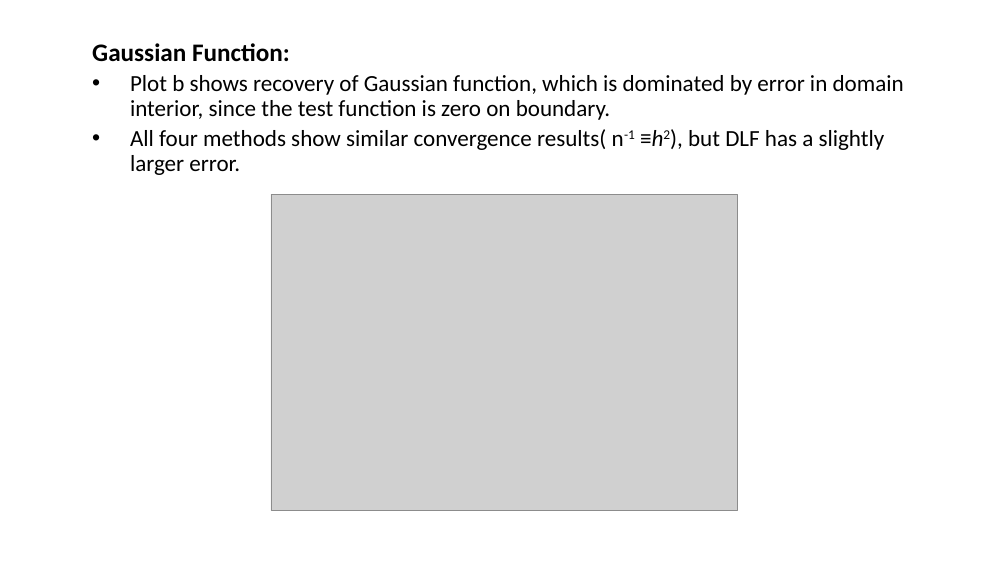
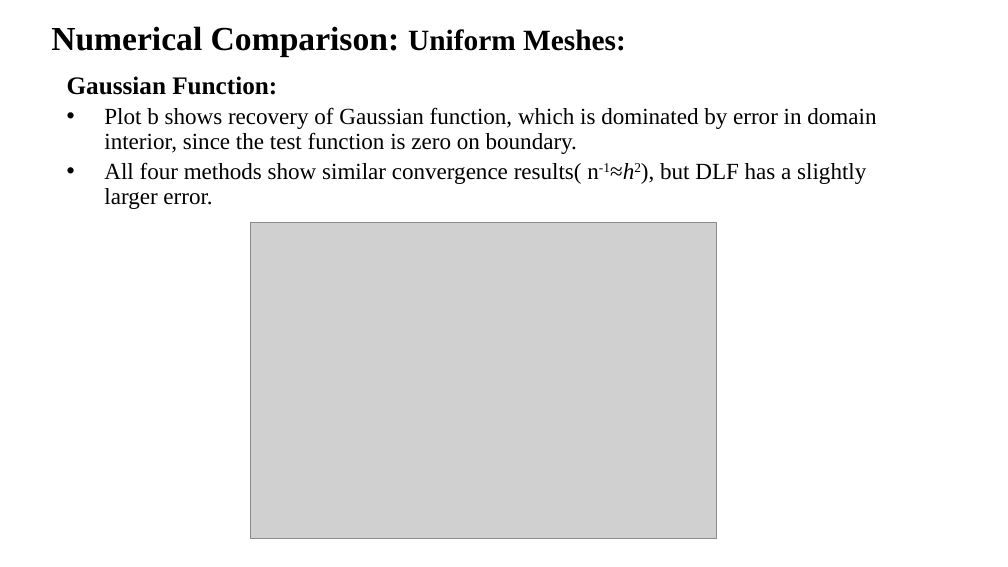
Before and after one commit to lohith921/amr, a slide deck: slide 14 of HBA.pptx. Drawn at 1008x567 pixels with LibreOffice and Linux fonts; fonts in the diff are those of the drawing; grey boxes stand for pictures. Boxes give left, top, right and bottom in pixels: in the first picture for what was removed or moved away, otherwise in the second. Text is boxed around its words. In the diff, an @@ line names an element or a change of style, - is before the commit and + after.

```diff
--- a/HBA.pptx
+++ b/HBA.pptx
@@ title added at <box>51,26,626,57</box>, 32 pt, text #000000, bold @@
+Numerical Comparison: Uniform Meshes:
@@ text "Gaussian Function:": place and size @@
-text "Gaussian Function:" at <box>92,43,904,175</box>
+text "Gaussian Function:" at <box>67,76,876,209</box>
@@ text at <box>67,76,876,154</box>: font Calibri to Times New Roman in "Gaussian Function:", "Plot b shows recovery of Gaussian function, ..." @@
@@ text at <box>104,162,866,209</box>: text changed; font Calibri to Times New Roman @@
-  • All four methods show similar convergence results( n-1 ≡h2), but DLF has a slightly larger error.
+  • All four methods show similar convergence results( n-1≈h2), but DLF has a slightly larger error.
@@ picture: place and size @@
-picture at <box>271,194,737,511</box>
+picture at <box>250,222,717,539</box>
```
Also in this commit, not shown: 22 other slides changed, 6 slides added, 6 slides removed.
